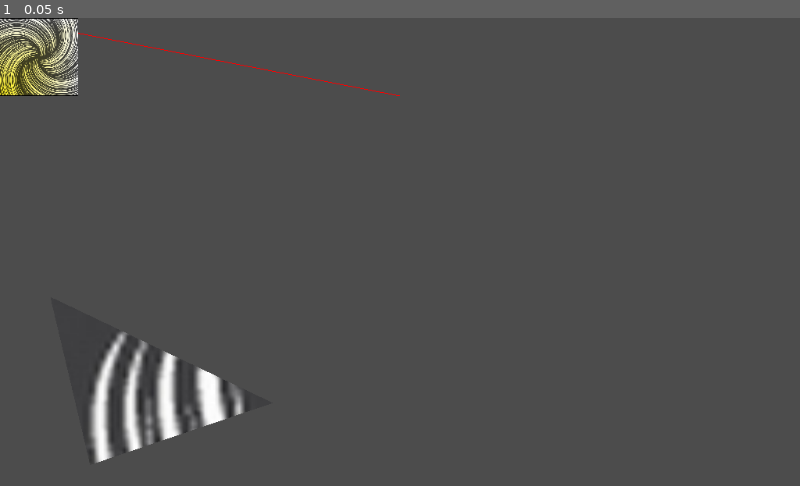
Above: before the commit, frame 1.
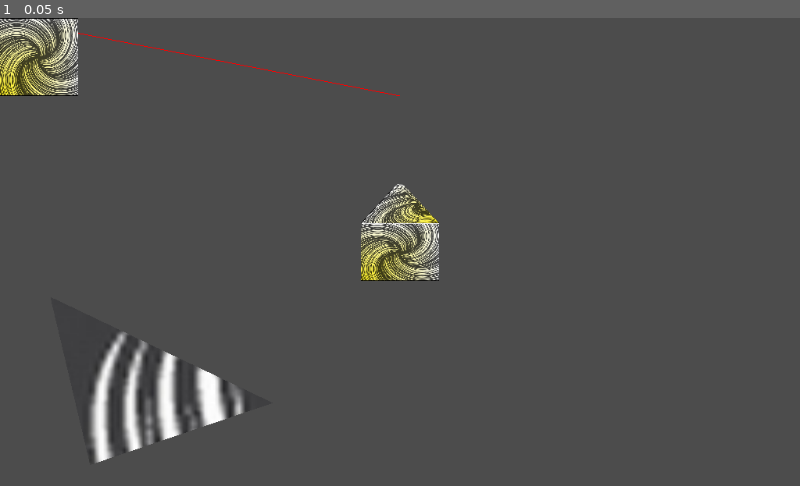
Above: after the commit, the same moment.

Repository: ChBoler/Shear-Render-Engine
Game: Godot game, scene res://Base 2D Node.tscn
The game is run twice, just before and just after one commit, with the same random seed, the same clock (stepped at 60 frames per second) and the same inputs.
Inputs:
- Up to frame 1 (0.05 s): no input

The runs differ from the first frame. In frame 1, 1.3% of the frame differs, in the area x 45-55%, y 35-57%.

Commit message:
Update Base 2D Node.gd
Fixed render, but math is still bad

Diff:
--- a/Base 2D Node.gd
+++ b/Base 2D Node.gd
@@ -75,8 +75,8 @@
 	var worldPosition = Vector2(0, 0)
 
 	var blockWidth = 100
-	var blockHeight = 20
-	var blockDepth = 75
+	var blockHeight = 75
+	var blockDepth = 50
 
 	# =============== Front Face ===============
 
@@ -96,7 +96,7 @@
 	var fpointArray = [topLeftPoint, topRightPoint, botRightPoint, botLeftPoint]
 
 	# THING GETS DRAWN HERE
-	#draw_polygon(fpointArray, _colorarray, _uvs, _texture)
+	draw_polygon(fpointArray, _colorarray, _uvs, _texture)
 
 	# ====== Math Setting Stage ======
 	# x3 = (((y1 − y3) / slope) - x1) * -1   where...
@@ -110,8 +110,8 @@
 	#var test2 = ((((topLeftY - vanishY) / leftSlope) - topLeftX) * -1, topLeftY - blockDepth)
 	#var test = topLeftY − vanishY / leftSlope - topLeftX * -1
 	# TODO - put this in a method to find the damn point
-	var leftMathPoint = Vector2((((topLeftY - vanishY) / leftSlope) - topLeftX) * -1, topLeftY - blockDepth)
-	var rightMathPoint = Vector2((((topRightY - vanishY) / rightSlope) - topRightX) * -1, topRightY - blockDepth)
+	var rightMathPoint = Vector2((((topLeftY - vanishY) / leftSlope) - topLeftX) * -1, topLeftY - blockDepth)
+	var leftMathPoint = Vector2((((topRightY - vanishY) / rightSlope) - topRightX) * -1, topRightY - blockDepth)
 
 	var tpointArray = [topLeftPoint, leftMathPoint, rightMathPoint, topRightPoint]
 
